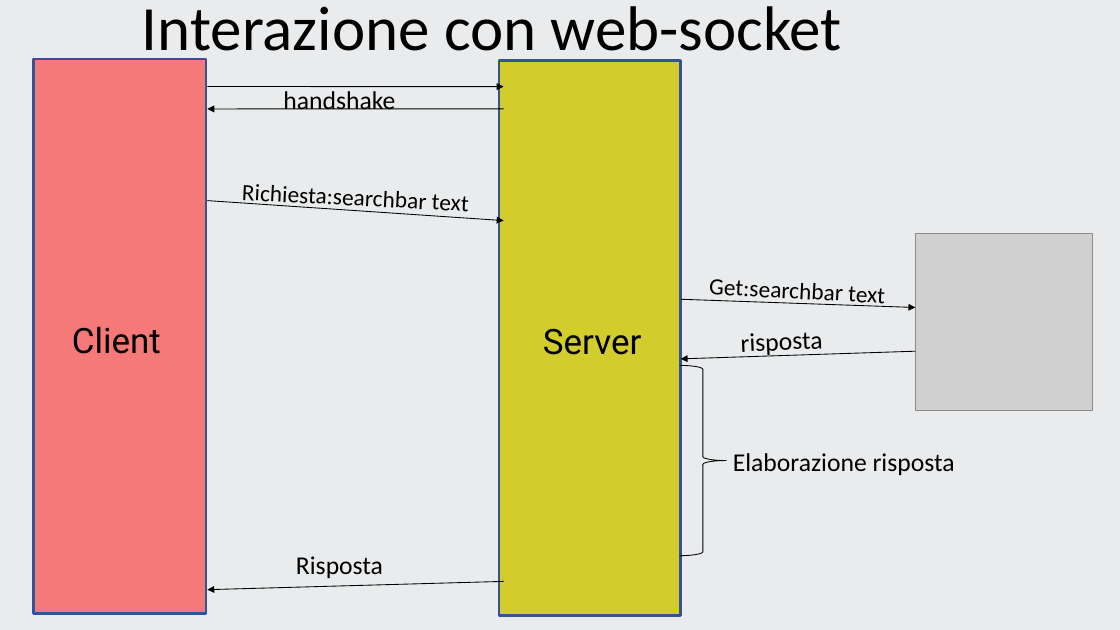
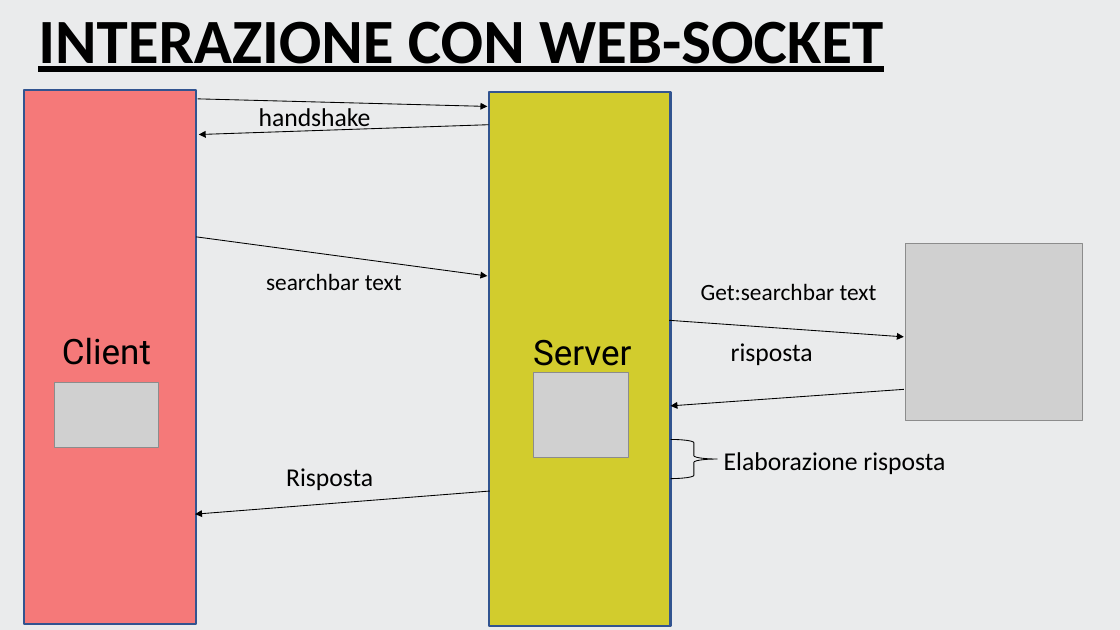
Before and after one commit to simonepetruzzi/Musikult, a slide deck: slide 6 of Musikult.pptx (slide 4 before the commit). Drawn at 1120x630 pixels with LibreOffice and Linux fonts; fonts in the diff are those of the drawing; grey boxes stand for pictures. Boxes give left, top, right and bottom in pixels: in the first picture for what was removed or moved away, otherwise in the second. Text is boxed around its words. In the diff, an @@ line names an element or a change of style, - is before the commit and + after.

Commit message:
presentazione

```diff
--- a/Musikult.pptx
+++ b/Musikult.pptx
@@ text at (38,21,883,72): text changed; bold on @@
-Interazione con web-socket
+INTERAZIONE CON WEB-SOCKET
@@ rectangle: place and size @@
-rectangle at (34,59,206,614)
+rectangle at (24,90,196,624)
@@ freeform shape: place and size @@
-freeform shape at (208,87,504,87)
+freeform shape at (197,99,487,107)
@@ text "handshake" rewrapped from (283,91,395,110) to (259,108,371,132) @@
@@ rectangle: place and size @@
-rectangle at (499,60,681,616)
+rectangle at (489,92,670,626)
@@ freeform shape: place and size @@
-freeform shape at (208,109,504,109)
+freeform shape at (199,124,489,134)
@@ freeform shape: place and size @@
-freeform shape at (208,201,504,221)
+freeform shape at (197,237,488,276)
@@ text "searchbar text" at (266,273,402,290): rotation 3 to 0 degrees @@
@@ text at (266,273,402,290): text changed @@
-Richiesta:searchbar text
+searchbar text
@@ text "Get:searchbar text": place and size @@
-text "Get:searchbar text" at (709,279,885,307)
+text "Get:searchbar text" at (701,283,877,300)
@@ text "Get:searchbar text" at (701,283,877,300): rotation 3 to 0 degrees @@
@@ 2 texts, 1 picture: place and size @@
-2 texts, 1 picture at (72,234,1093,411)
+2 texts, 1 picture at (62,244,1083,421)
@@ freeform shape: place and size @@
-freeform shape at (681,299,915,308)
+freeform shape at (670,320,904,337)
@@ text "risposta": place and size @@
-text "risposta" at (741,332,823,358)
+text "risposta" at (731,343,813,365)
@@ text "risposta" at (731,343,813,365): rotation 357 to 0 degrees @@
@@ picture added at (55,383,159,449) @@
@@ picture added at (534,373,628,458) @@
@@ freeform shape: place and size @@
-freeform shape at (681,351,915,359)
+freeform shape at (670,390,904,407)
@@ right brace: place and size @@
-right brace at (680,365,727,556)
+right brace at (670,439,718,479)
@@ text "Elaborazione risposta": place and size @@
-text "Elaborazione risposta" at (733,453,955,475)
+text "Elaborazione risposta" at (724,452,945,474)
@@ text "Risposta": place and size @@
-text "Risposta" at (296,556,383,578)
+text "Risposta" at (286,468,373,490)
@@ freeform shape: place and size @@
-freeform shape at (208,581,504,590)
+freeform shape at (195,492,490,515)
```
Also in this commit, not shown: 2 other slides changed, 3 slides added, 1 slide removed.
